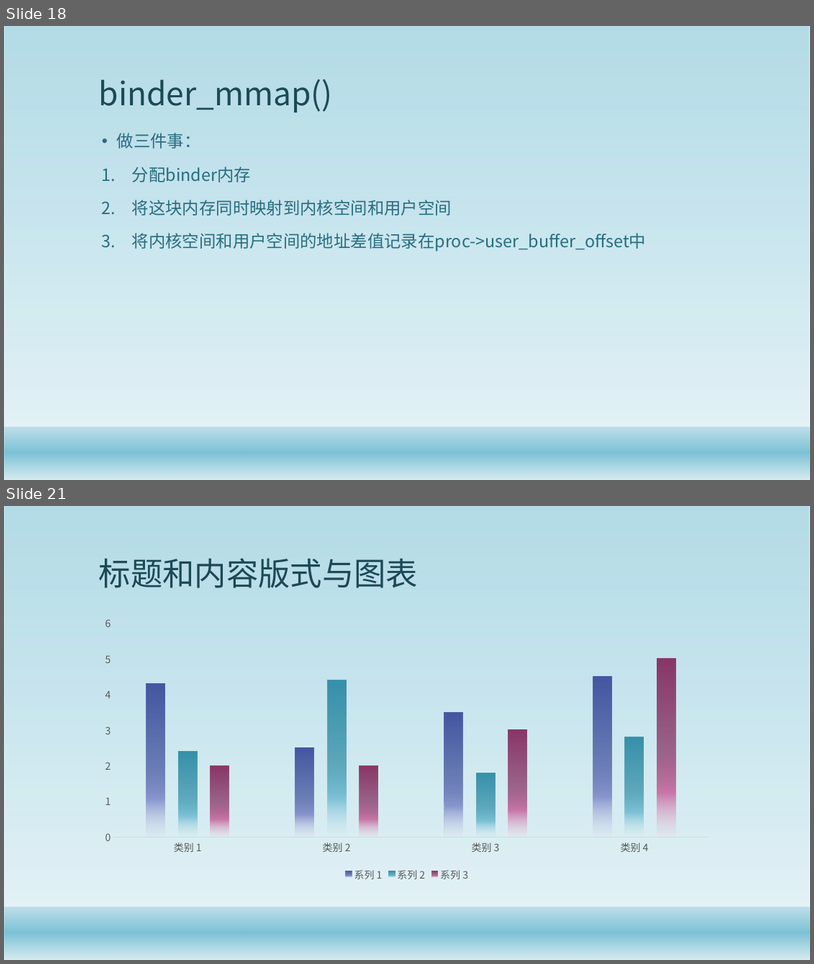
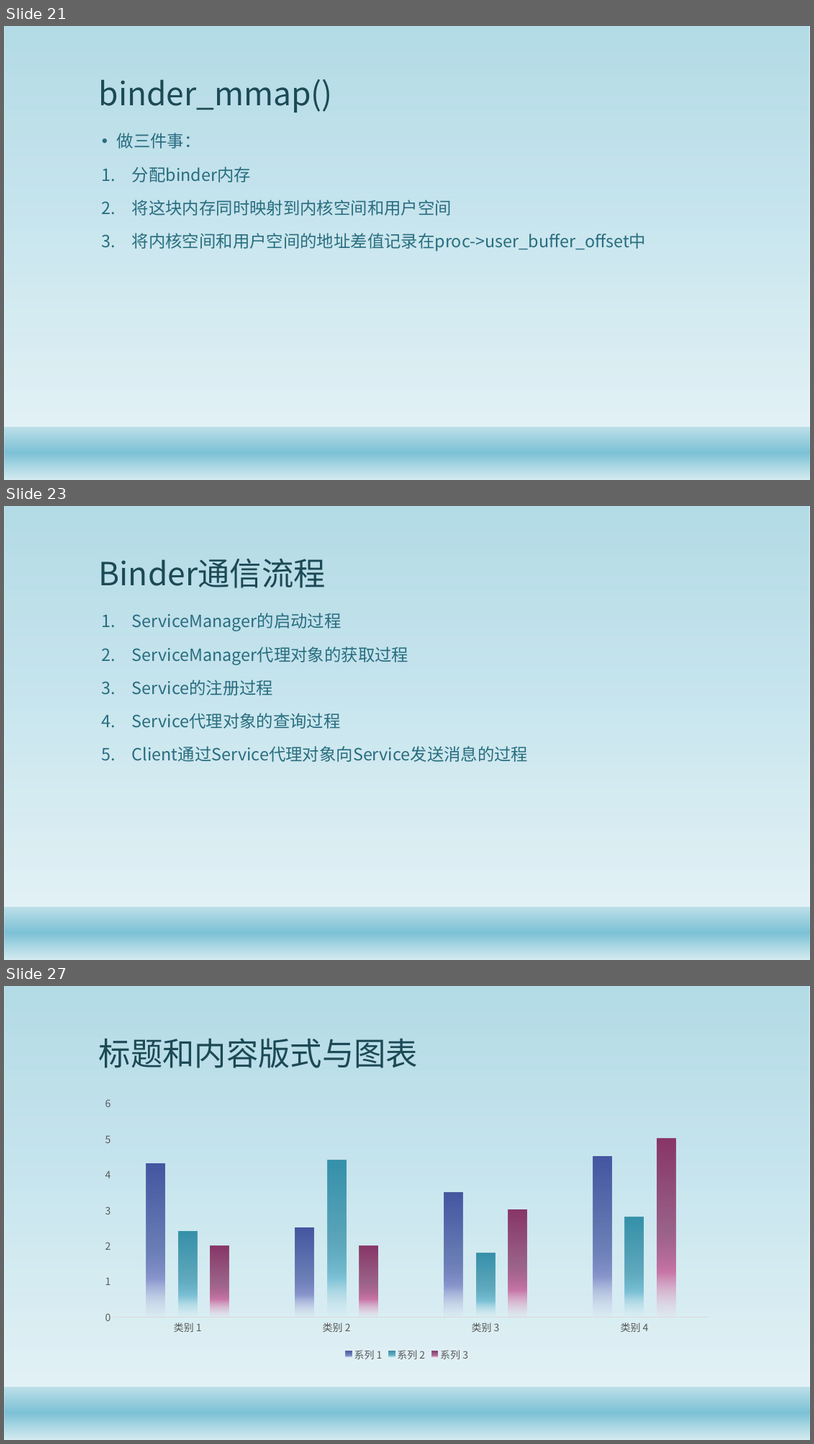
Before and after one commit to gaozhuo/binder-, a slide deck: 技术分享.pptx. Shown one above the other, each under a label of ours: slides 18 and 21 before the commit, slides 21, 23 and 27 after it; the slides between them are not shown. The pictures are 814x964 and 814x1444 pixels, drawn with LibreOffice and Linux fonts; fonts in the diff are those of the drawing; background and template pictures are left out. Boxes give left, top, right and bottom in pixels: in the first picture for what was removed or moved away, otherwise in the second. Text is boxed around its words. In the diff, an @@ line names an element or a change of style, - is before the commit and + after.

```diff
--- a/技术分享.pptx
+++ b/技术分享.pptx
@@ slide 23 added at <box>4,506,810,960</box>, background #FFFFFF; not listed: 2 template elements that a slide beside it also shows @@
@@ title added at <box>99,559,326,588</box>, 38 pt, text #1B4855 @@
+Binder通信流程
@@ text added at <box>132,613,528,762</box>, 20 pt, text #296D7F @@
+1. ServiceManager的启动过程
+2. ServiceManager代理对象的获取过程
+3. Service的注册过程
+4. Service代理对象的查询过程
+5. Client通过Service代理对象向Service发送消息的过程
@@ what was slide 18 is now slide 21 @@
@@ what was slide 21 is now slide 27 @@
```
Also in this commit, not shown: 2 slides changed, 12 other slides added, 7 slides removed, 3 other files.
